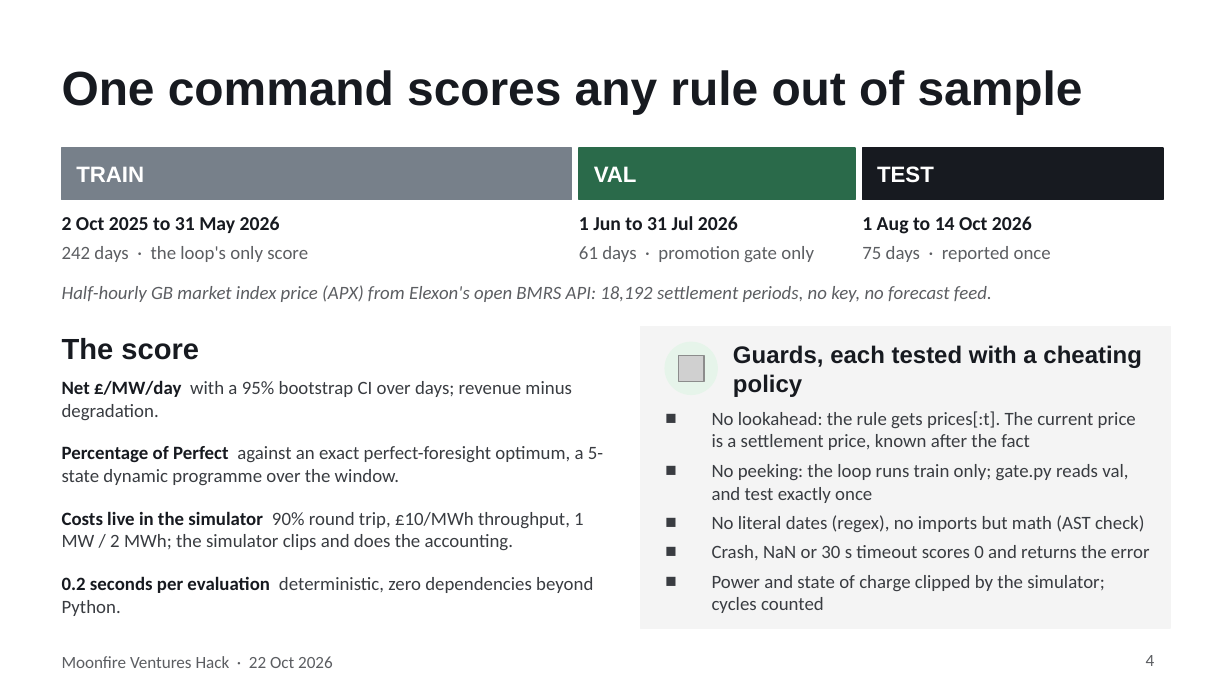
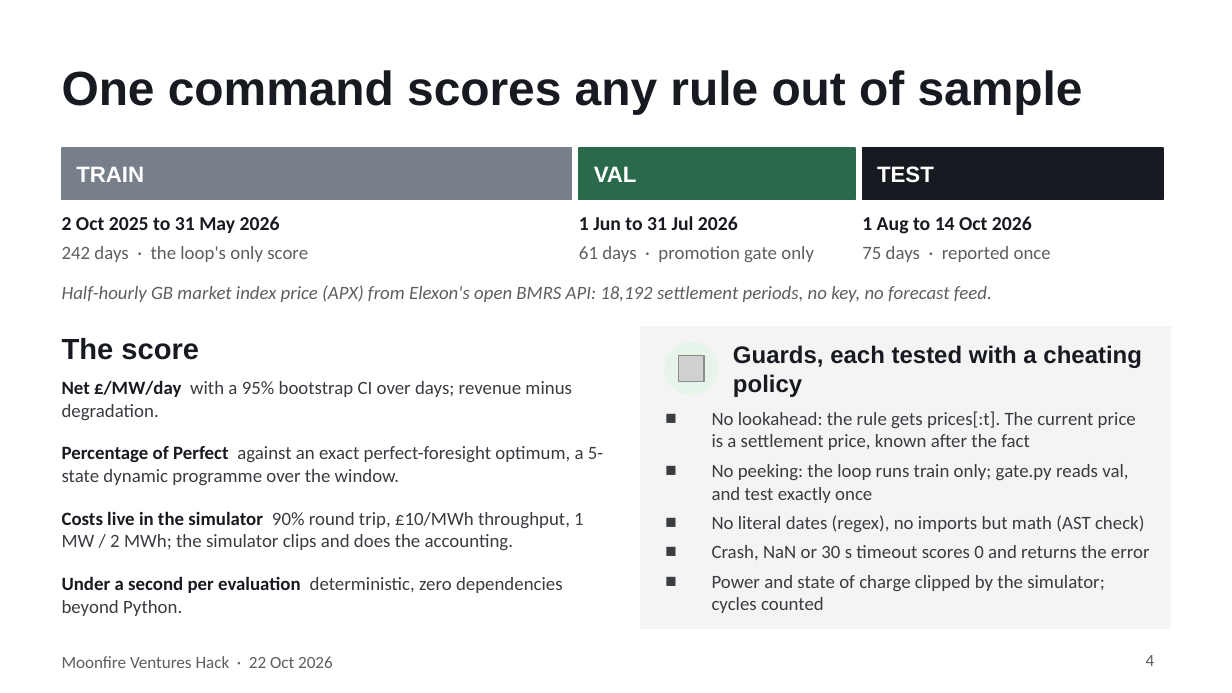
Before and after one commit to archie-brown3/moonfire, a slide deck: slide 4 of presentation/moonfire-deck.pptx. Drawn at 1232x693 pixels with LibreOffice and Linux fonts; fonts in the diff are those of the drawing; grey boxes stand for pictures. Boxes give left, top, right and bottom in pixels: in the first picture for what was removed or moved away, otherwise in the second. Text is boxed around its words. In the diff, an @@ line names an element or a change of style, - is before the commit and + after.

```diff
--- a/presentation/moonfire-deck.pptx
+++ b/presentation/moonfire-deck.pptx
@@ text at bbox=[62, 576, 563, 616]: text changed @@
-0.2 seconds per evaluation deterministic, zero dependencies beyond Python.
+Under a second per evaluation deterministic, zero dependencies beyond Python.
```
Also in this commit, not shown: 3 other slides changed, 3 other files.
